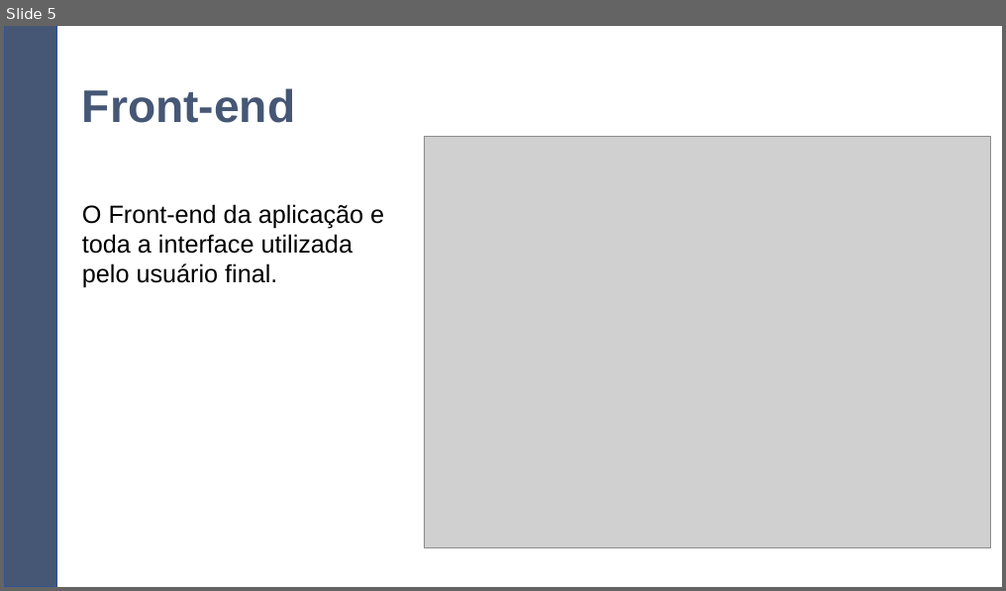
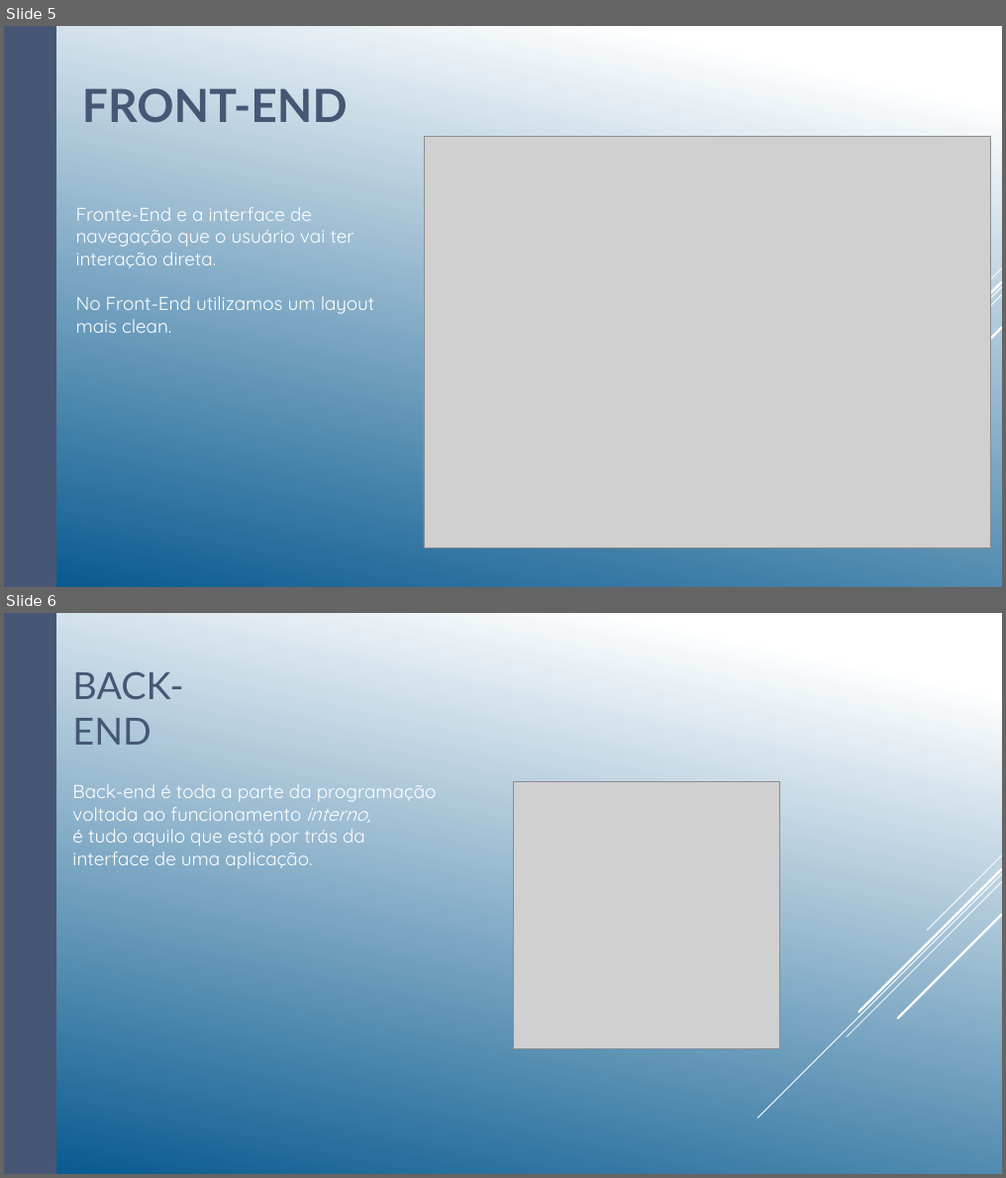
Before and after one commit to mateusrodsilva/Projeto_Inicial-3T, a slide deck: Apresentação Grupo 4 -Projeto Inicial Patri.pptx. Shown one above the other, each under a label of ours: slide 5 before the commit, slides 5 and 6 after it. The pictures are 1006x591 and 1006x1178 pixels, drawn with LibreOffice and Linux fonts; fonts in the diff are those of the drawing; grey boxes stand for pictures. Boxes give left, top, right and bottom in pixels: in the first picture for what was removed or moved away, otherwise in the second. Text is boxed around its words. In the diff, an @@ line names an element or a change of style, - is before the commit and + after.

```diff
--- a/Apresentação Grupo 4 -Projeto Inicial Patri.pptx
+++ b/Apresentação Grupo 4 -Projeto Inicial Patri.pptx
@@ slide 6 added at (4,613,1002,1174), background gradient #FFFFFF to #06588E; not listed: 5 template elements that a slide beside it also shows @@
@@ rectangle added at (4,613,56,1174), fill #465775 @@
@@ text added at (72,671,183,745), 36 pt, text #465775 @@
+BACK-END
@@ text added at (72,784,437,869), 18 pt, text #FFFFFF @@
+Back-end é toda a parte da programação
+voltada ao funcionamento interno,
+é tudo aquilo que está por trás da
+interface de uma aplicação.
@@ picture added at (513,782,779,1049) @@
@@ slide 5 changed as well @@
@@ background #FFFFFF to gradient #FFFFFF to #06588E @@
@@ rectangle at (4,26,56,587): outline #325491 1 pt to none @@
@@ text at (82,88,348,123): text changed; font Arial to Lato @@
-Front-end
+FRONT-END
@@ text at (76,207,375,333): text changed; size 24 to 18 pt; font Arial to Quicksand; text colour #000000 to #FFFFFF @@
-O Front-end da aplicação e toda a interface utilizada
-pelo usuário final.
+Fronte-End e a interface de navegação que o usuário vai ter interação direta.
+No Front-End utilizamos um layout mais clean.
@@ group added at (757,269,1002,531): 5 lines @@
```
Also in this commit, not shown: 3 other slides changed, 2 other slides added, 3 slides removed.
